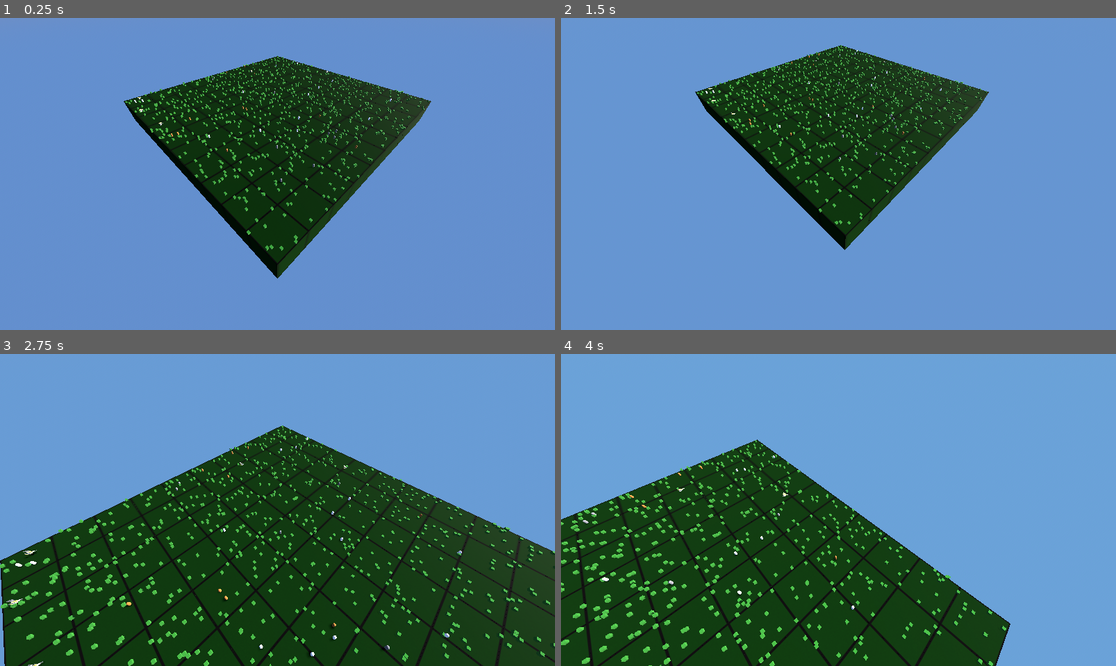
Above: before the commit, frames 1-4 (two rows, left to right).
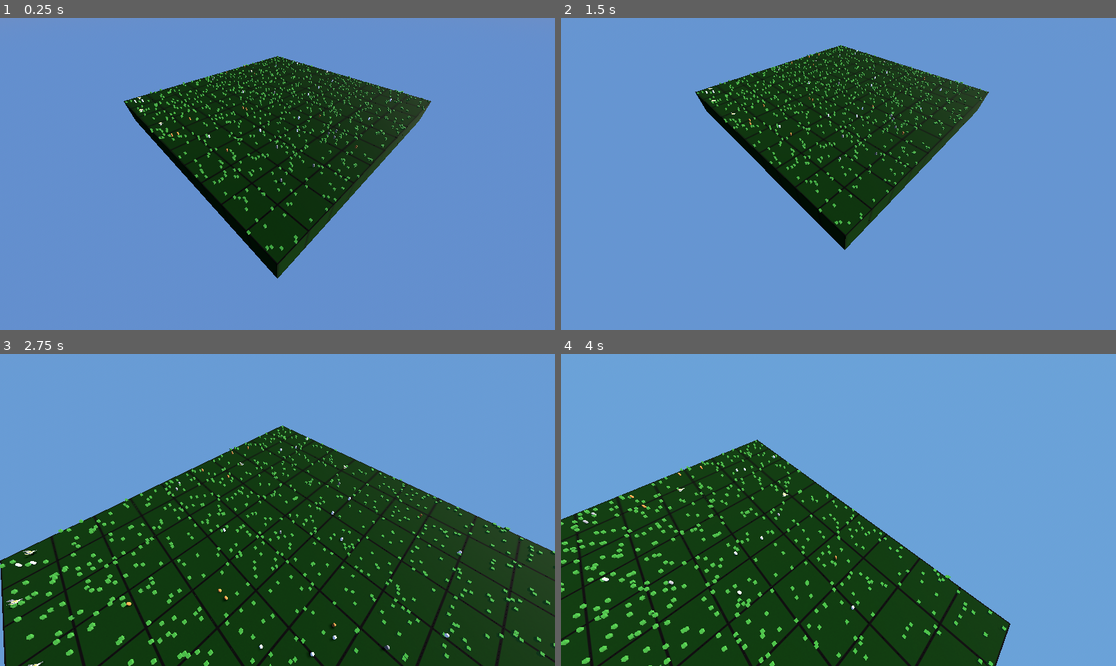
Above: after the commit, the same moments.

Repository: kyleyoung1121/TheParksDepartment
Game: Godot game, scene res://Maps/Ohio/OhioPreserve.tscn
Same seed, same stepped clock (60 frames per second), same inputs: the game is played once before the commit and once after it.
Inputs (mouse positions are in pixels of both pictures, inside the frame that each line leads up to):
- Up to frame 1 (0.25 s): no input
- Up to frame 2 (1.5 s): move the mouse to (866, 174) at 0.52 s; hold Middle mouse button (camera_move) 0.53-1.28 s; tap Enter at 1.25 s; move the mouse to (810, 174) at 1.27 s; tap S (camera_move_backward) at 1.35 s
- Up to frame 3 (2.75 s): move the mouse to (288, 503) at 2.02 s; hold W (camera_move_forward) from 2.03 s (still down)
- Up to frame 4 (4 s): move the mouse to (832, 516) at 2.77 s; release W (camera_move_forward) at 2.78 s; tap A (camera_move_left) at 2.85 s; move the mouse to (877, 513) at 3.52 s; hold D (camera_move_right) from 3.53 s (still down)

The runs differ from the first frame. In frame 1, less than 0.1% of the frame differs, in the area x 23-73%, y 13-54%; in frame 2, less than 0.1%; in frame 3, 0.1%, in the area x 0-93%, y 28-95%; in frame 4, less than 0.1%.

Commit message:
Corrected minor formatting

Diff:
--- a/theparkdepartment/Entities/Animals/TemplateAnimal/TemplateAnimal.gd
+++ b/theparkdepartment/Entities/Animals/TemplateAnimal/TemplateAnimal.gd
@@ -51,7 +51,7 @@
 	max_social = OhioEcosystemData.animals_species_data[species]["max_social"]
 	social_group_size = OhioEcosystemData.animals_species_data[species]["social_group_size"]
 
-	# Set initial conditions
+	# Set initial conditions (slightly random)
 	hunger = get_random_portion(max_hunger, "majority")
 	reproduction_timer = get_random_portion(reproduction_cooldown, "majority")
 	age = 0 + get_random_portion(max_age, "minority")
@@ -114,6 +114,7 @@
 		# Return somewhere between 0% and 25%
 		return (randi() % rough_forth)
 
+
 func decrease_hunger(amount):
 	hunger -= amount
 
@@ -127,6 +128,8 @@
 
 
 func consumed():
+	animation_action = "dying"
+	# TODO: Add some delay to allow the animation to complete
 	queue_free()
 
 
@@ -210,7 +213,6 @@
 				temp = scored_entities[j]
 				scored_entities[j] = scored_entities[j+1]
 				scored_entities[j+1] = temp
-
 
 	# If the animal is hungry, move towards food
 	if hunger_percent < weight_food:
@@ -236,7 +238,6 @@
 			set_random_destination()
 
 
-
 func move():
 	if decide_to_move():
 		decide_movement()
@@ -255,7 +256,7 @@
 		return false
 
 	# Consider all plants and animals. If they are prey and it range, eat them
-	if diet_type == "Herbavore" or diet_type == "Omnivore":
+	if diet_type == "Herbivore" or diet_type == "Omnivore":
 		var all_plants = get_tree().get_nodes_in_group("plants")
 		all_plants.shuffle()
 		for food_consideration in all_plants:
